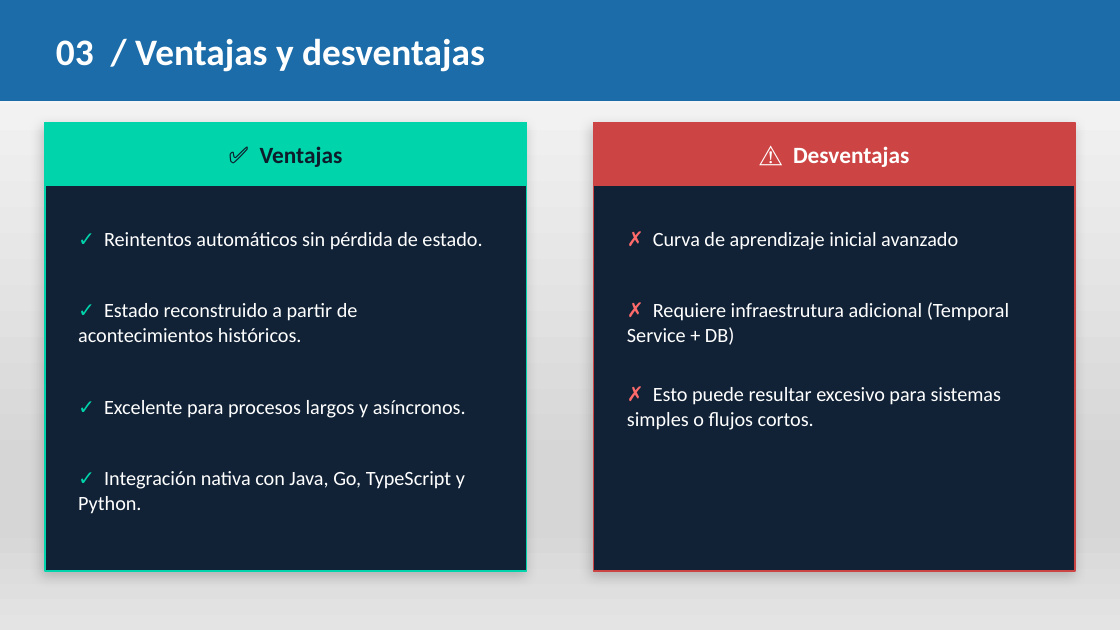
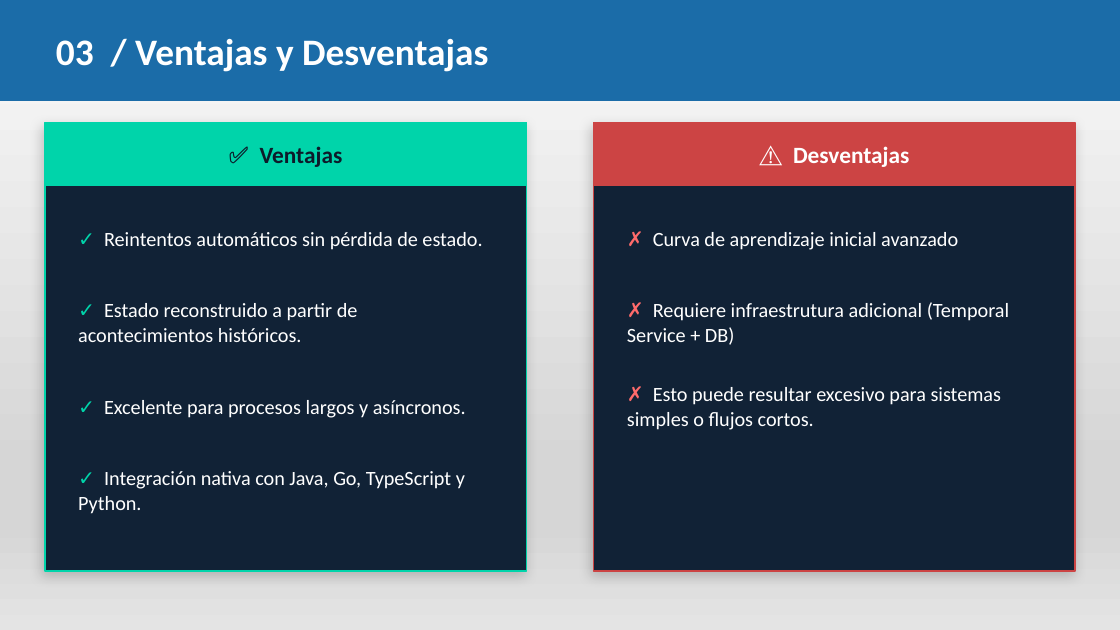
Before and after one commit to pedro-bvf/Temporal-IO, a slide deck: slide 6 of Temporal_IO_es.pptx (slide 5 before the commit). Drawn at 1120x630 pixels with LibreOffice and Linux fonts; fonts in the diff are those of the drawing. Boxes give left, top, right and bottom in pixels: in the first picture for what was removed or moved away, otherwise in the second. Text is boxed around its words. In the diff, an @@ line names an element or a change of style, - is before the commit and + after.

```diff
--- a/Temporal_IO_es.pptx
+++ b/Temporal_IO_es.pptx
@@ text at (56, 39, 488, 72): text changed @@
-03 / Ventajas y desventajas
+03 / Ventajas y Desventajas
```
Also in this commit, not shown: 6 other slides changed, 1 slide added, 2 slides removed, 3 other files.
